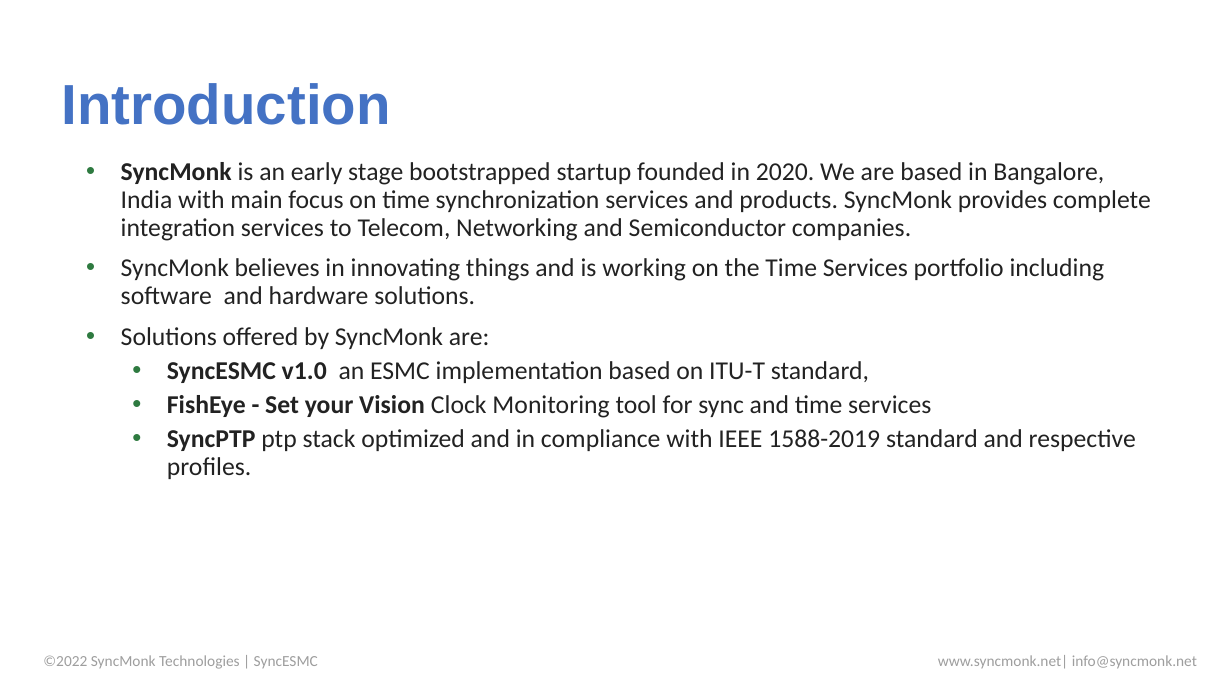
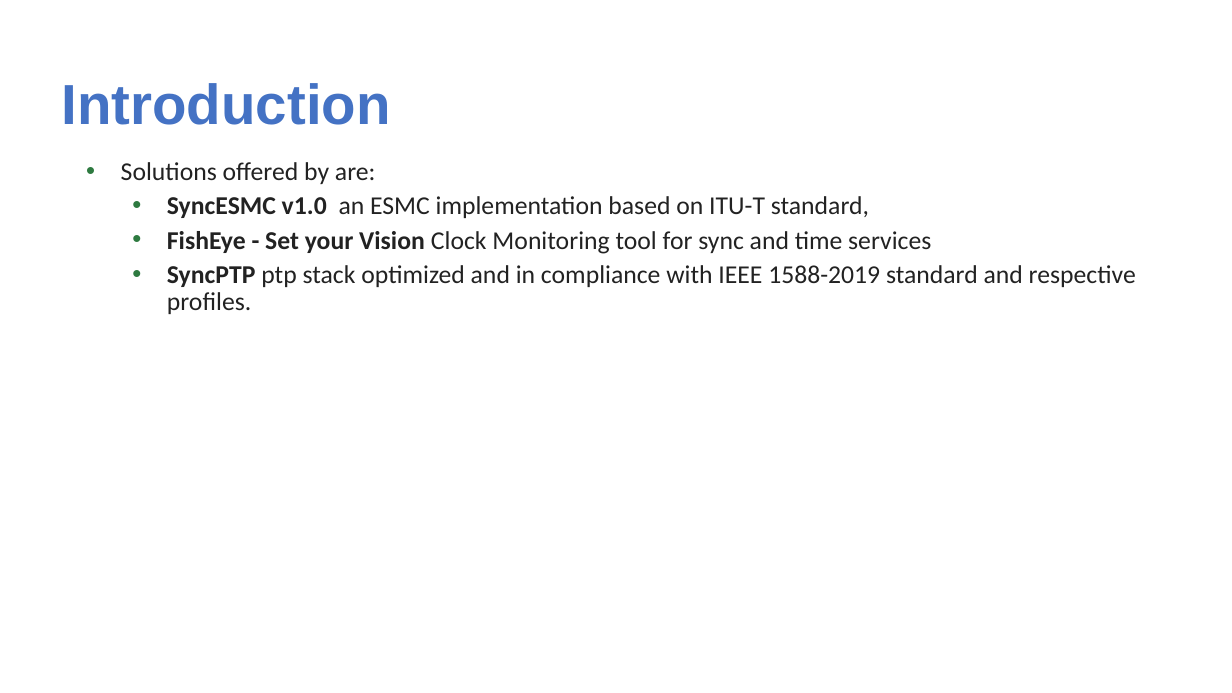
Before and after one commit to SiwaNetwork/QUANTUM, a slide deck: slide 2 of Time-Card/ДОКУМЕНТЫ/МАТЕРИАЛ СТАТЬИ/#65-SyncESMC - an ITU-T G.781 Multi-Clock ESMC Implementation.pptx. Drawn at 1232x693 pixels with LibreOffice and Linux fonts; fonts in the diff are those of the drawing. Boxes give left, top, right and bottom in pixels: in the first picture for what was removed or moved away, otherwise in the second. Text is boxed around its words. In the diff, an @@ line names an element or a change of style, - is before the commit and + after.

```diff
--- a/Time-Card/ДОКУМЕНТЫ/МАТЕРИАЛ СТАТЬИ/#65-SyncESMC - an ITU-T G.781 Multi-Clock ESMC Implementation.pptx
+++ b/Time-Card/ДОКУМЕНТЫ/МАТЕРИАЛ СТАТЬИ/#65-SyncESMC - an ITU-T G.781 Multi-Clock ESMC Implementation.pptx
@@ text at (x1=121, y1=162, x2=376, y2=184): text changed @@
-• SyncMonk is an early stage bootstrapped startup founded in 2020. We are based in Bangalore, India with main focus on time synchronization services and products. SyncMonk provides complete integration services to Telecom, Networking and Semiconductor companies.
-• SyncMonk believes in innovating things and is working on the Time Services portfolio including software and hardware solutions.
-• Solutions offered by SyncMonk are:
+• Solutions offered by are:
@@ text removed at (x1=43, y1=655, x2=318, y2=669) @@
-©2022 SyncMonk Technologies | SyncESMC
@@ text removed at (x1=938, y1=655, x2=1197, y2=669) @@
-www.syncmonk.net| info@syncmonk.net
```
Also in this commit, not shown: 15 other slides changed, 1 slide added, 2 slides removed, 5 other files.
